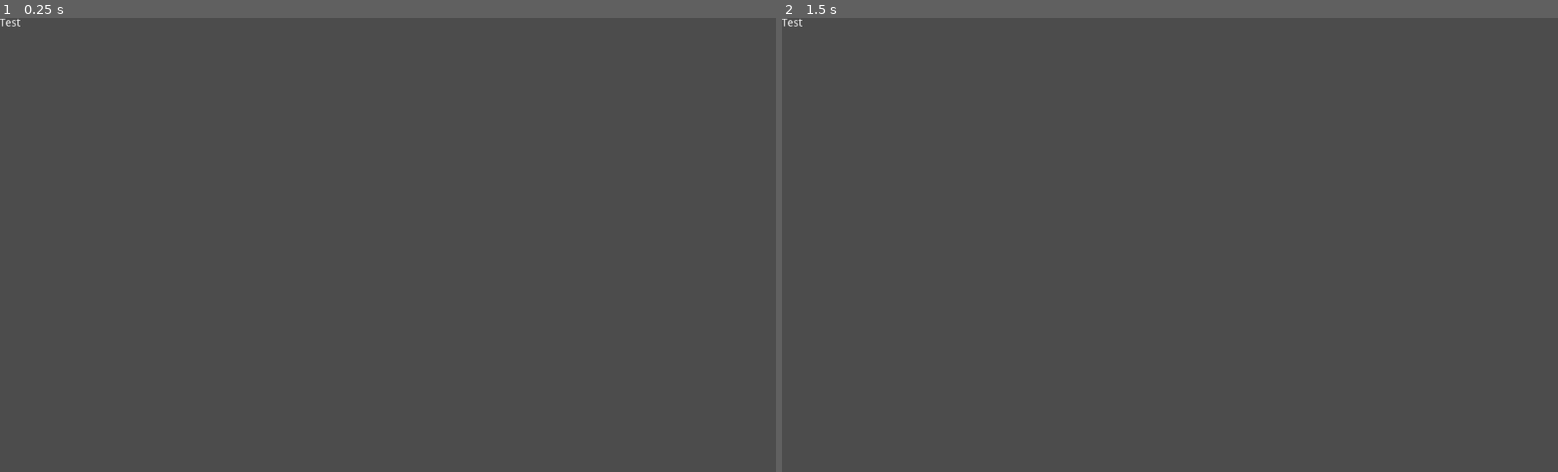
Above: before the commit, frames 1-2 (left to right).
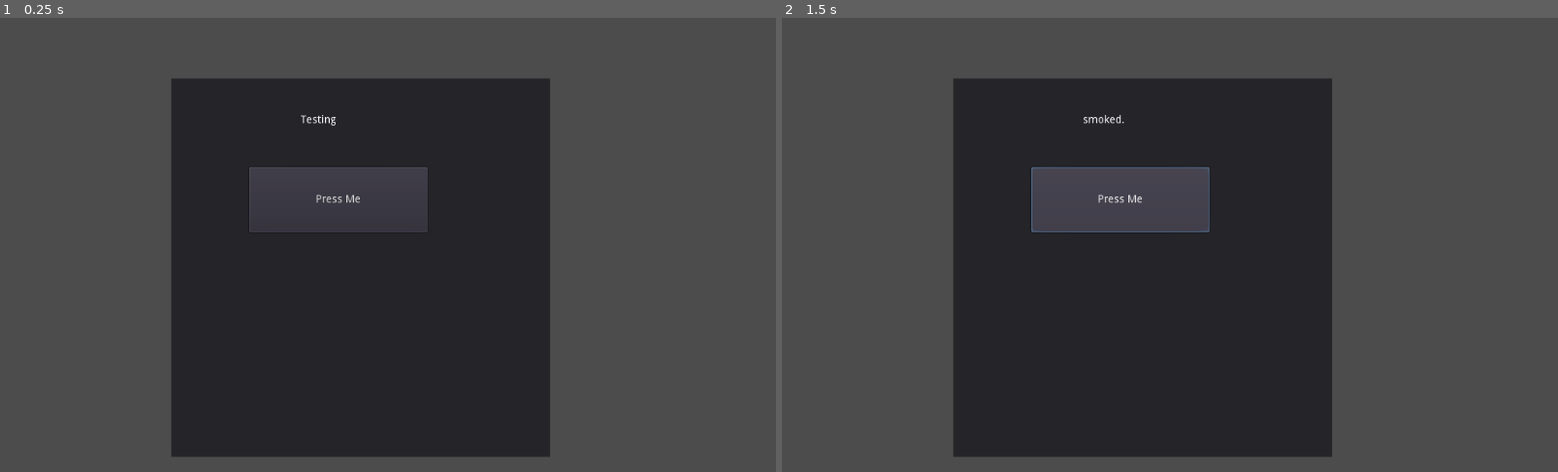
Above: after the commit, the same moments.

Repository: stunga/ElfStorm
Game: Godot game, scene res://Main Scene.tscn
Two runs of this game, one before a commit and one after it. Both use one fixed random seed, a clock stepped at 60 frames per second and the inputs below.
Inputs (mouse positions are in pixels of both pictures, inside the frame that each line leads up to):
- Up to frame 1 (0.25 s): no input
- Up to frame 2 (1.5 s): click (1123, 199) at 0.5 s, where only the run after the commit has a clickable "Press Me"; click (1123, 199) at 1.25 s, where only the run after the commit has a clickable "Press Me"

The runs differ from the first frame. In frame 1, 37% of the frame differs, in the area x 0-71%, y 0-97%; in frame 2, 38%.

Commit message:
Done It
Do it

Diff:
--- a/Main Scene.tscn
+++ b/Main Scene.tscn
@@ -1,14 +1,31 @@
-[gd_scene format=2]
+[gd_scene load_steps=2 format=2]
+
+[ext_resource path="res://Panel.gd" type="Script" id=1]
 
 [node name="Node" type="Node"]
 
-[node name="Label" type="Label" parent="."]
-anchor_right = 0.231
-anchor_bottom = 0.235
-margin_right = 0.455994
-margin_bottom = -1.52588e-05
-text = "Test
-"
+[node name="Panel" type="Panel" parent="."]
+margin_left = 226.292
+margin_top = 80.0
+margin_right = 726.292
+margin_bottom = 580.0
+script = ExtResource( 1 )
 __meta__ = {
 "_edit_use_anchors_": false
 }
+
+[node name="Label" type="Label" parent="Panel"]
+margin_left = 171.0
+margin_top = 48.0
+margin_right = 225.0
+margin_bottom = 82.0
+size_flags_stretch_ratio = 2.0
+text = "Testing
+"
+
+[node name="Button" type="Button" parent="Panel"]
+margin_left = 102.944
+margin_top = 117.453
+margin_right = 337.944
+margin_bottom = 203.453
+text = "Press Me"
--- /dev/null
+++ b/Panel.gd
@@ -0,0 +1,19 @@
+extends Panel
+
+
+# Declare member variables here. Examples:
+# var a = 2
+# var b = "text"
+
+
+# Called when the node enters the scene tree for the first time.
+func _ready():
+	get_node("Button").connect("pressed", self, "pressButton")
+
+func pressButton():
+	get_node("Label").text = "smoked."
+
+
+# Called every frame. 'delta' is the elapsed time since the previous frame.
+#func _process(delta):
+#	pass
